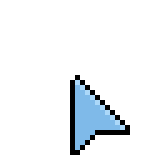
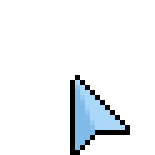
The second w=155, h=155 image is a revision of the first. Changes to its layers:
added layer "Layer 7" above "Layer 6" over [75,85,120,130]
